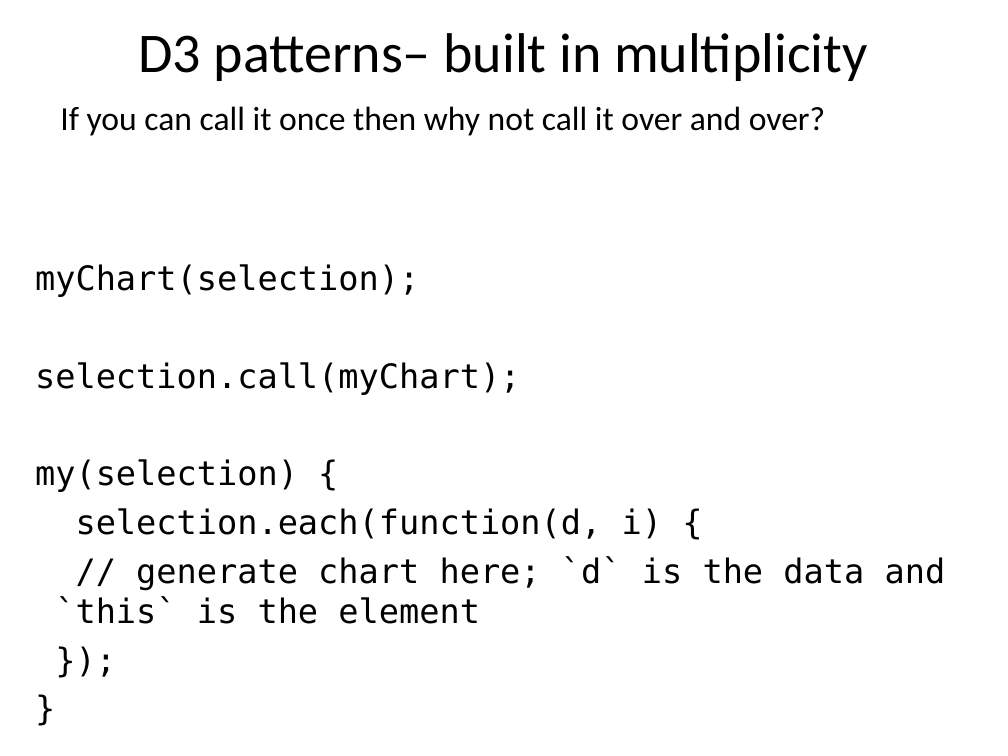
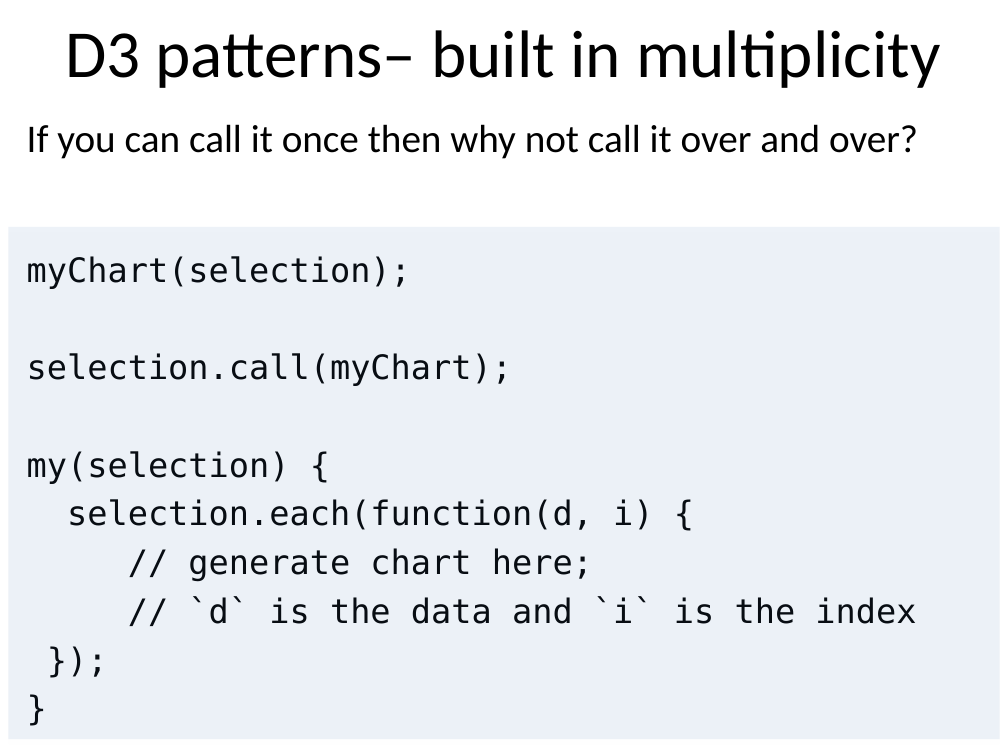
Before and after one commit to benralexander/lv, a slide deck: slide 52 of myD3_latest_c.ppt. Drawn at 1008x756 pixels with LibreOffice and Linux fonts; fonts in the diff are those of the drawing. Boxes give left, top, right and bottom in pixels: in the first picture for what was removed or moved away, otherwise in the second. Text is boxed around its words. In the diff, an @@ line names an element or a change of style, - is before the commit and + after.

```diff
--- a/myD3_latest_c.ppt
+++ b/myD3_latest_c.ppt
@@ title "D3 patterns– built in multiplicity" at [65, 30, 940, 88]: size 40 to 48 pt @@
@@ text "If you can call it ...": place and size @@
-text "If you can call it ..." at [60, 106, 825, 136]
+text "If you can call it ..." at [27, 124, 918, 159]
@@ text "If you can call it ..." at [27, 124, 918, 159]: size 24 to 28 pt @@
@@ rectangle added at [8, 227, 999, 739], fill #4F81BD at 10% opacity @@
@@ text "myChart(selection);": place and size @@
-text "myChart(selection);" at [35, 264, 946, 624]
+text "myChart(selection);" at [27, 256, 916, 624]
@@ text at [188, 548, 916, 624]: text changed @@
-// generate chart here; `d` is the data and `this` is the element
+// generate chart here;
+// `d` is the data and `i` is the index
```
Also in this commit, not shown: 32 other slides changed, 9 slides added, 3 slides removed, 7 other files.
